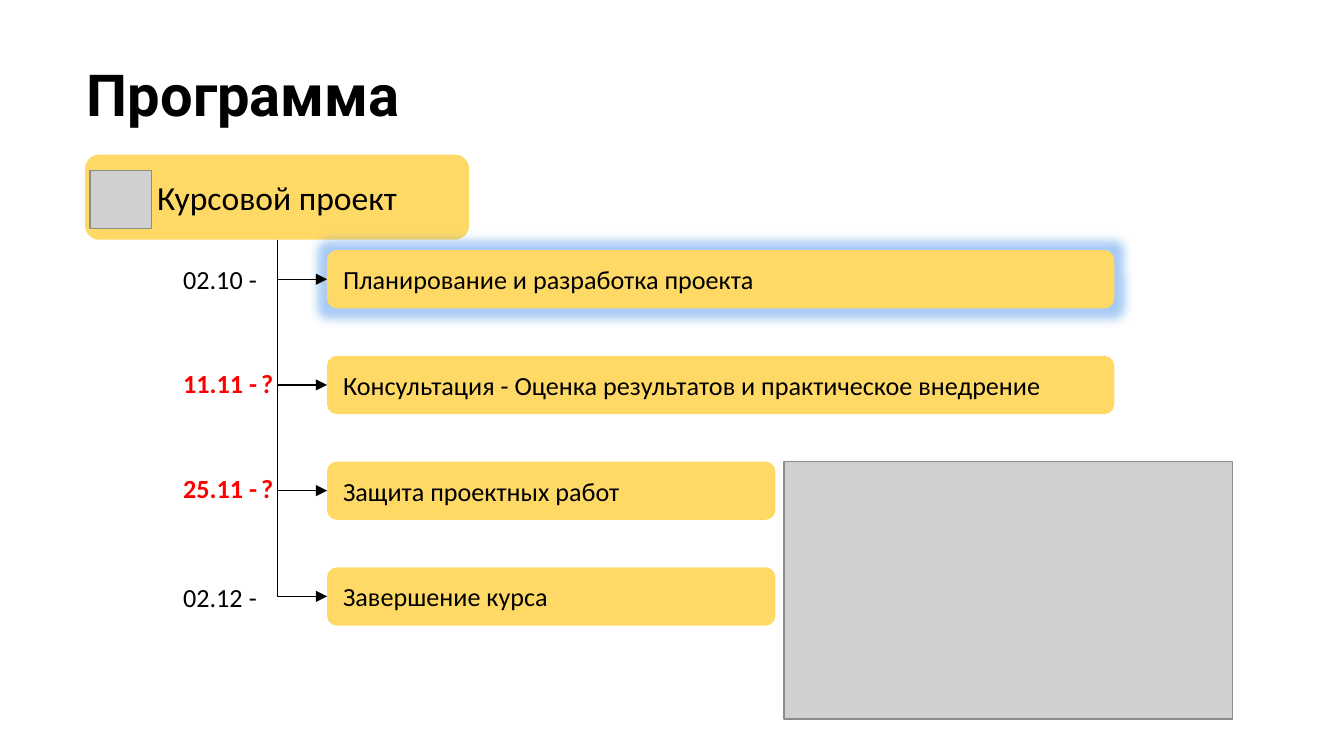
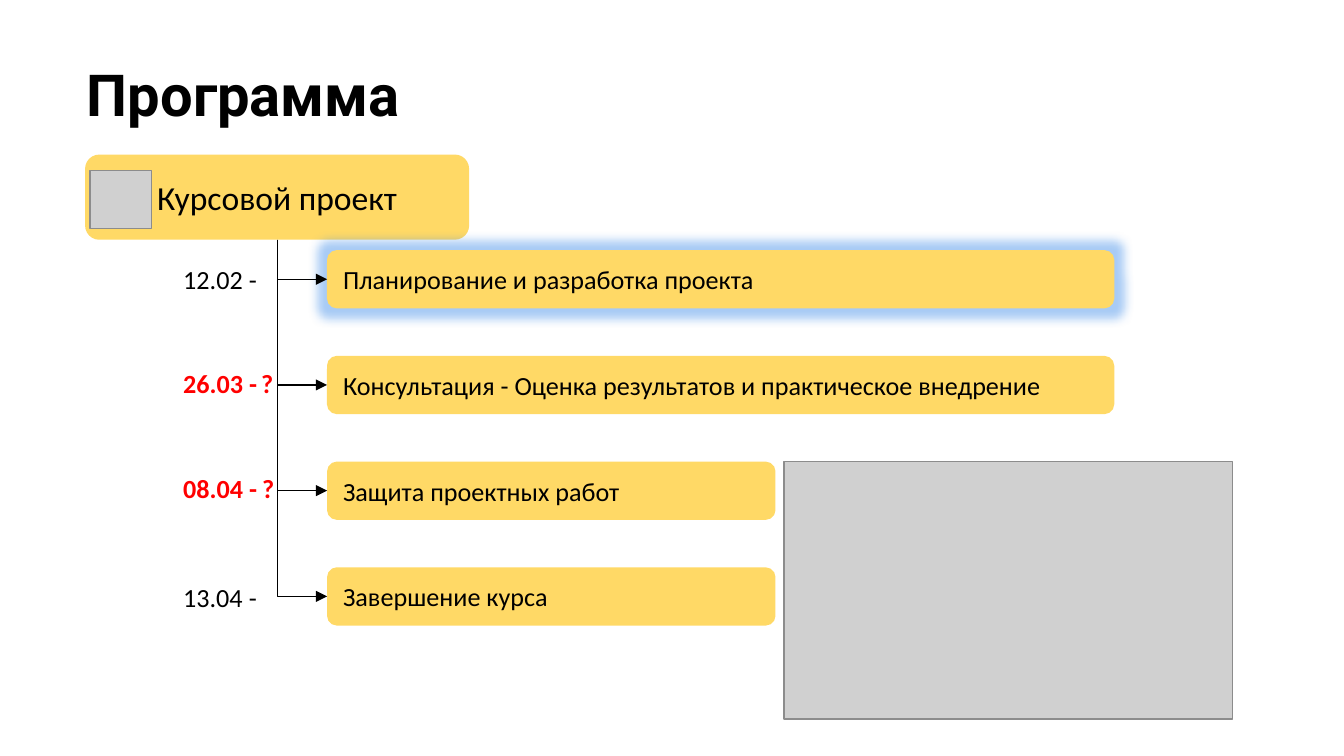
Before and after one commit to stureiko/Otus_lectures, a slide deck: slide 10 of FinML/Course-project/Course project.pptx. Drawn at 1344x756 pixels with LibreOffice and Linux fonts; fonts in the diff are those of the drawing; grey boxes stand for pictures; background and template pictures are left out. Boxes give left, top, right and bottom in pixels: in the first picture for what was removed or moved away, otherwise in the second. Text is boxed around its words. In the diff, an @@ line names an element or a change of style, - is before the commit and + after.

```diff
--- a/FinML/Course-project/Course project.pptx
+++ b/FinML/Course-project/Course project.pptx
@@ text at (183,272,243,289): text changed @@
-02.10 -
+12.02 -
@@ text at (183,375,243,393): text changed @@
-11.11 - ?
+26.03 - ?
@@ text at (183,480,243,498): text changed @@
-25.11 - ?
+08.04 - ?
@@ text at (183,590,243,607): text changed @@
-02.12 -
+13.04 -
```
Also in this commit, not shown: 31 other files.
